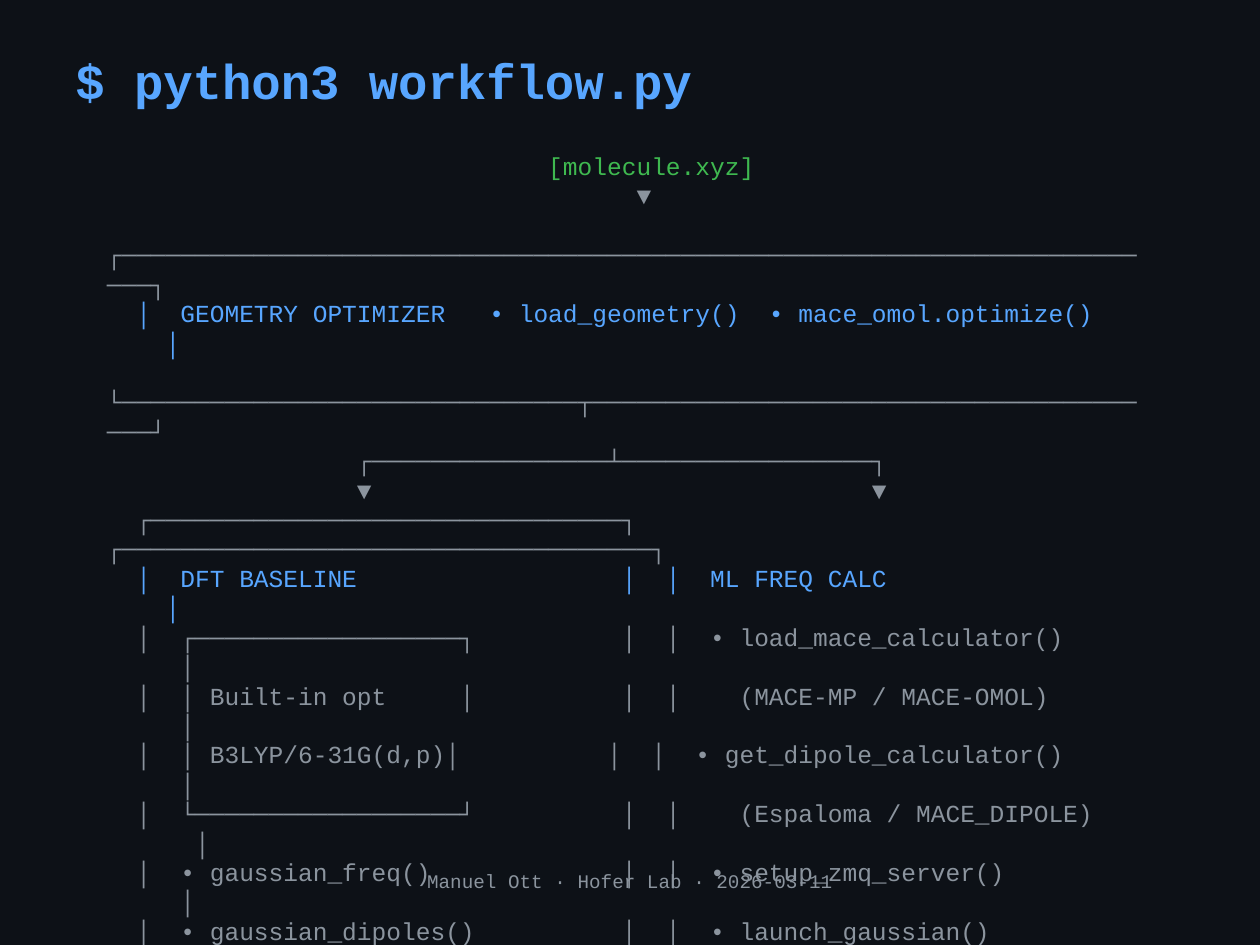
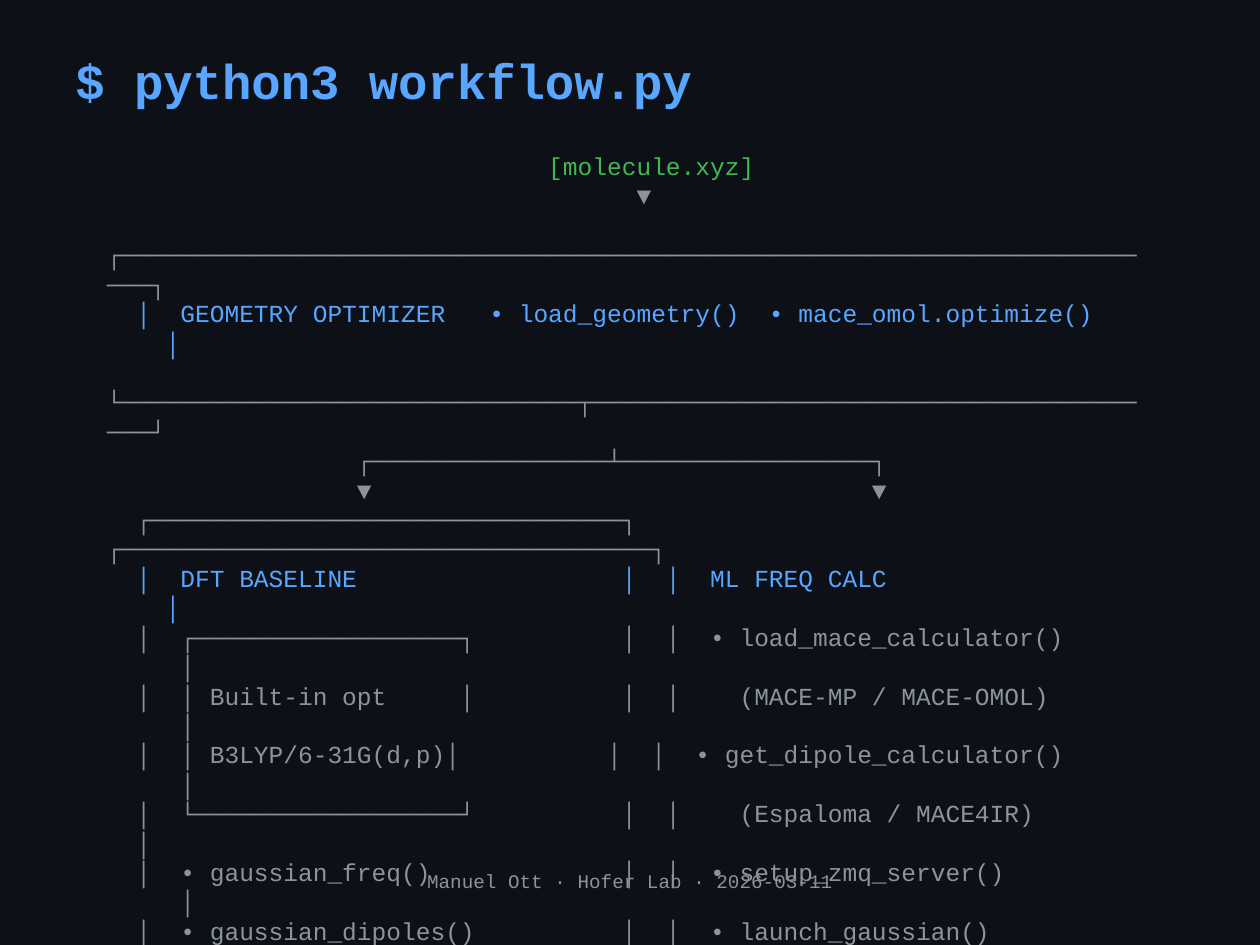
Before and after one commit to mott91/mace_gaussian_interface, a slide deck: slide 4 of presentation/presentation_v2.pptx. Drawn at 1260x945 pixels with LibreOffice and Linux fonts; fonts in the diff are those of the drawing. Boxes give left, top, right and bottom in pixels: in the first picture for what was removed or moved away, otherwise in the second. Text is boxed around its words. In the diff, an @@ line names an element or a change of style, - is before the commit and + after.

```diff
--- a/presentation/presentation_v2.pptx
+++ b/presentation/presentation_v2.pptx
@@ text at (740, 804, 1034, 827): text changed @@
-│ └──────────────────┘ │ │ (Espaloma / MACE_DIPOLE) │
+│ └──────────────────┘ │ │ (Espaloma / MACE4IR) │
```
Also in this commit, not shown: 3 other slides changed, 1 other file.
